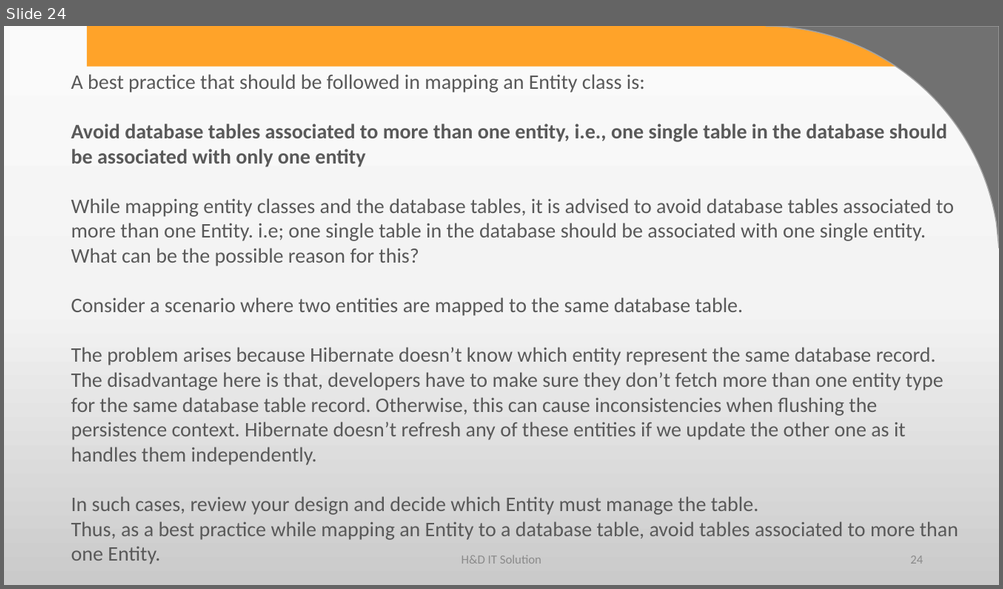
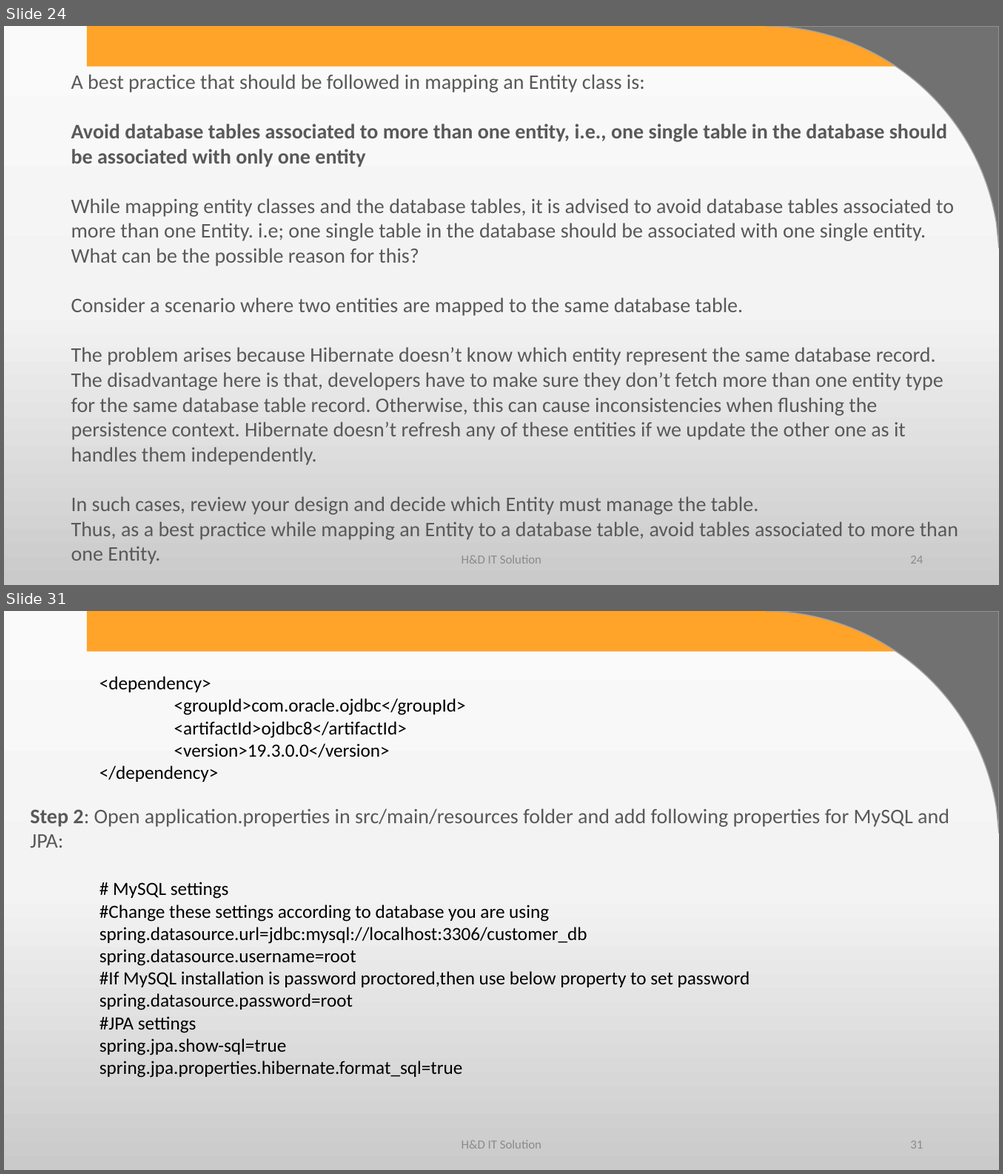
Before and after one commit to harshadasawant/spring_boot1, a slide deck: infinite/src/main/ppt/Persistence Layer using Spring Boot.pptx. Shown one above the other, each under a label of ours: slide 24 before the commit, slides 24 and 31 after it; the slides between them are not shown. The pictures are 1003x589 and 1003x1174 pixels, drawn with LibreOffice and Linux fonts; fonts in the diff are those of the drawing; background and template pictures are left out. Boxes give left, top, right and bottom in pixels: in the first picture for what was removed or moved away, otherwise in the second. Text is boxed around its words. In the diff, an @@ line names an element or a change of style, - is before the commit and + after.

```diff
--- a/infinite/src/main/ppt/Persistence Layer using Spring Boot.pptx
+++ b/infinite/src/main/ppt/Persistence Layer using Spring Boot.pptx
@@ slide 31 added at box(4, 611, 999, 1170), background gradient #FBFBFB to #F4F4F4 to #CBCBCB; not listed: 2 template elements that a slide beside it also shows @@
@@ text added at box(99, 676, 466, 782), 18 pt, text #000000 @@
+<dependency>
+<groupId>com.oracle.ojdbc</groupId>
+<artifactId>ojdbc8</artifactId>
+<version>19.3.0.0</version>
+</dependency>
@@ text added at box(30, 809, 949, 848), 20 pt, text #595959 @@
+Step 2: Open application.properties in src/main/resources folder and add following properties for MySQL and JPA:
@@ text added at box(99, 882, 750, 1078), 18 pt, text #000000 @@
+# MySQL settings
+#Change these settings according to database you are using
+spring.datasource.url=jdbc:mysql://localhost:3306/customer_db
+spring.datasource.username=root
+#If MySQL installation is password proctored,then use below property to set password
+spring.datasource.password=root
+#JPA settings
+spring.jpa.show-sql=true
+spring.jpa.properties.hibernate.format_sql=true
@@ text added at box(461, 1141, 541, 1149), 12 pt, text #8C8C8C @@
+H&D IT Solution
@@ page number added at box(910, 1141, 922, 1149), 12 pt, text #8C8C8C @@
+31
```
Also in this commit, not shown: 22 other slides added, 4 other files.
